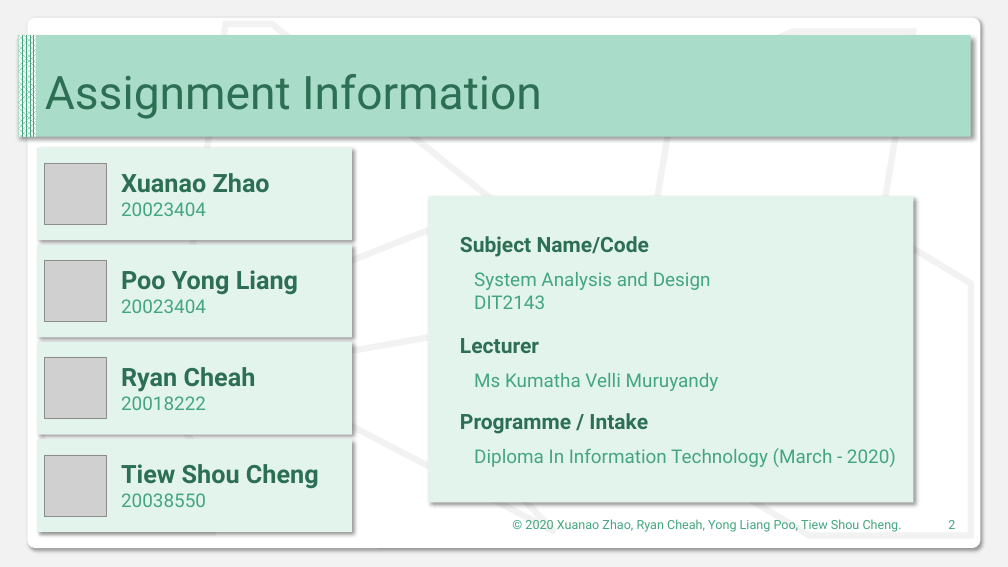
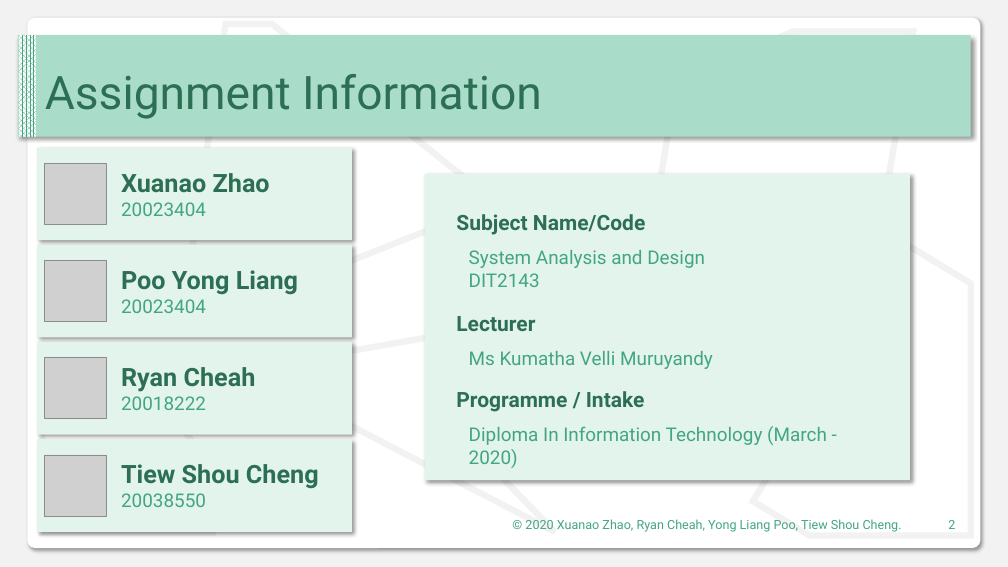
Before and after one commit to DIT202003G1/SAD-Assignment, a slide deck: slide 2 of Presentaion.pptx. Drawn at 1008x567 pixels with LibreOffice and Linux fonts; fonts in the diff are those of the drawing; grey boxes stand for pictures. Boxes give left, top, right and bottom in pixels: in the first picture for what was removed or moved away, otherwise in the second. Text is boxed around its words. In the diff, an @@ line names an element or a change of style, - is before the commit and + after.

```diff
--- a/Presentaion.pptx
+++ b/Presentaion.pptx
@@ rectangle moved from (x1=428, y1=197, x2=913, y2=503) to (x1=425, y1=174, x2=910, y2=480) @@
@@ text "Subject Name/Code" moved from (x1=460, y1=236, x2=649, y2=257) to (x1=456, y1=214, x2=645, y2=235) @@
@@ text "System Analysis and Design" moved from (x1=474, y1=272, x2=711, y2=309) to (x1=469, y1=250, x2=705, y2=287) @@
@@ text "Lecturer" moved from (x1=460, y1=338, x2=539, y2=353) to (x1=456, y1=316, x2=535, y2=331) @@
@@ text "Ms Kumatha Velli Muruyandy" moved from (x1=474, y1=373, x2=719, y2=391) to (x1=469, y1=351, x2=713, y2=369) @@
@@ text "Programme / Intake" moved from (x1=460, y1=413, x2=648, y2=434) to (x1=456, y1=391, x2=645, y2=412) @@
@@ text "Diploma In Information Technology (March ..." rewrapped from (x1=474, y1=448, x2=896, y2=467) to (x1=469, y1=426, x2=827, y2=468) @@
```
Also in this commit, not shown: 1 other slide changed.
